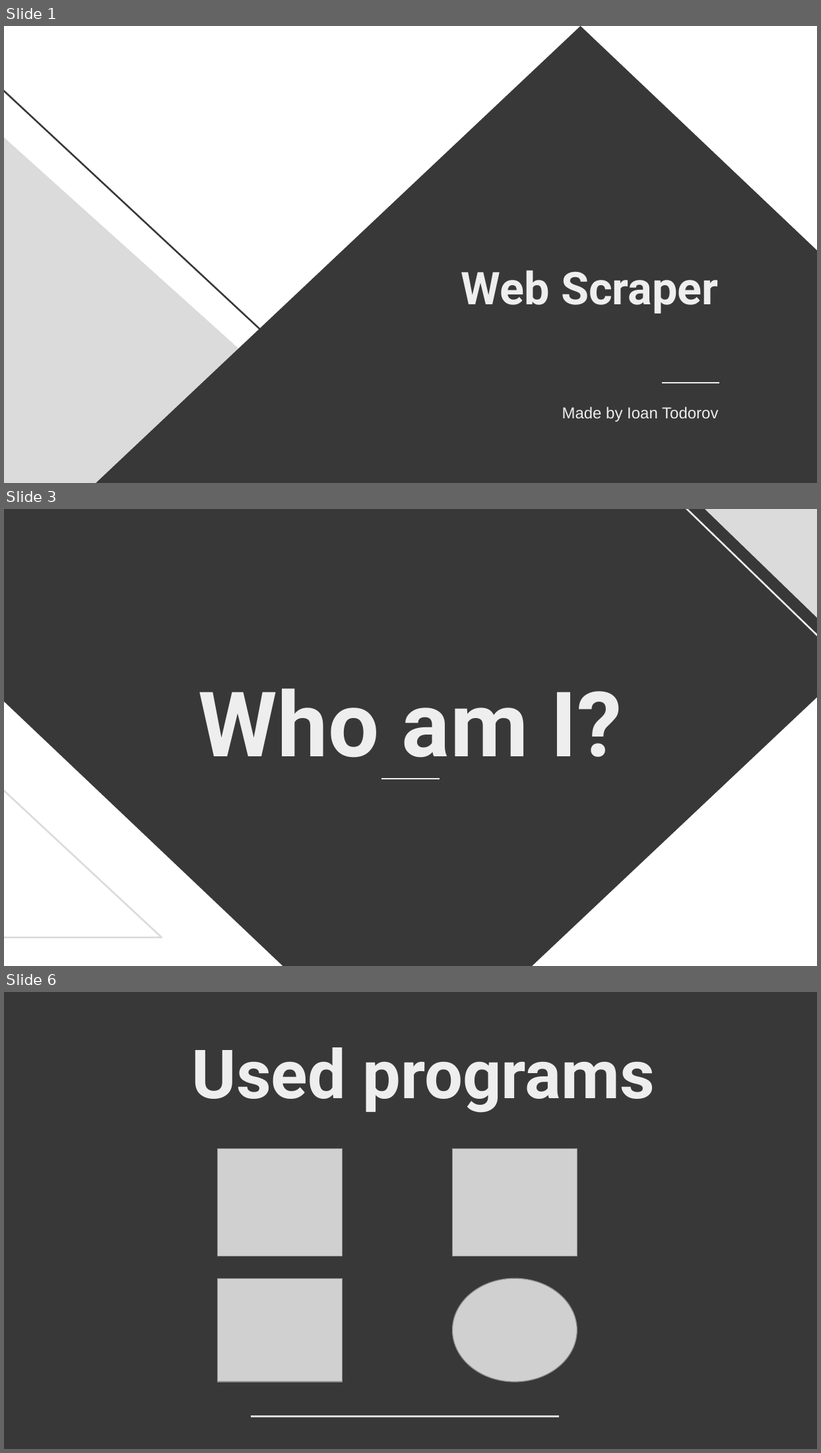
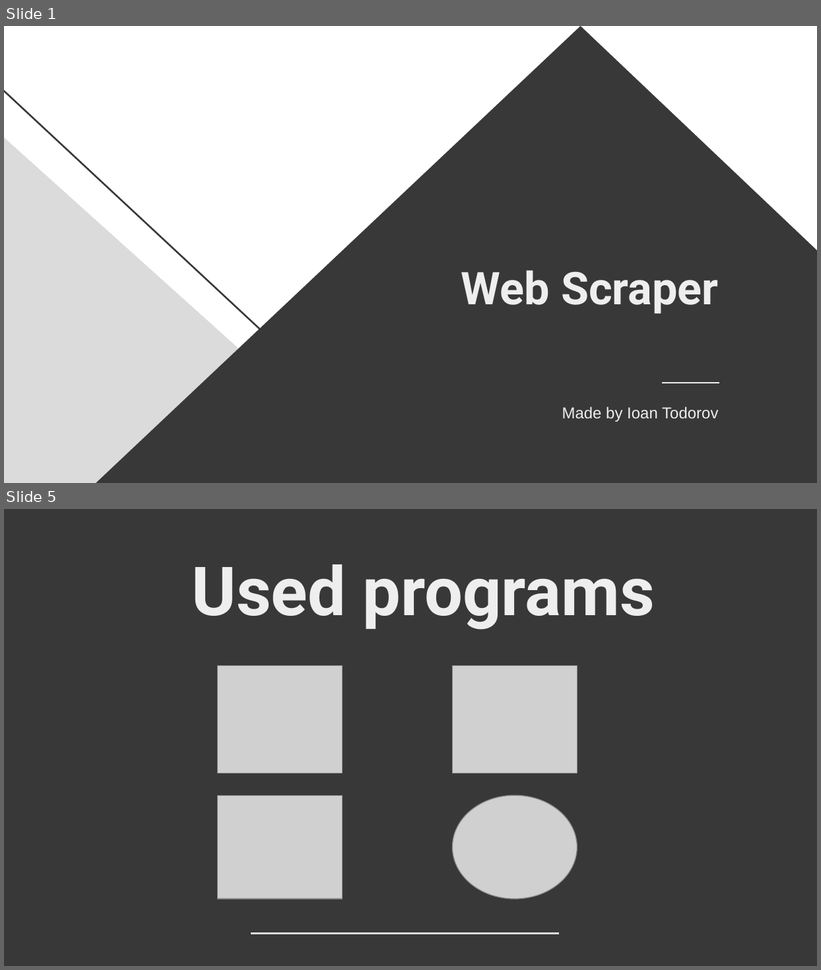
Before and after one commit to codingburgas/2223-otj-10-project-python-web-scraper-YYTodorov20, a slide deck: Documentation/Presentation.pptx. Shown one above the other, each under a label of ours: slides 1, 3 and 6 before the commit, slides 1 and 5 after it; the slides between them are not shown. The pictures are 821x1453 and 821x970 pixels, drawn with LibreOffice and Linux fonts; fonts in the diff are those of the drawing; grey boxes stand for pictures. Boxes give left, top, right and bottom in pixels: in the first picture for what was removed or moved away, otherwise in the second. Text is boxed around its words. In the diff, an @@ line names an element or a change of style, - is before the commit and + after.

```diff
--- a/Documentation/Presentation.pptx
+++ b/Documentation/Presentation.pptx
@@ slide 3 removed at (4, 509, 817, 966), background #FFFFFF @@
@@ triangle removed at (4, 509, 817, 966) @@
@@ right triangle removed at (620, 509, 817, 737) @@
@@ right triangle removed at (632, 509, 817, 732) @@
@@ triangle removed at (4, 646, 162, 937) @@
@@ title removed at (199, 689, 622, 758) @@
-Who am I?
@@ line removed from (382, 779) to (439, 779) @@
@@ what was slide 6 is now slide 5 @@
```
Also in this commit, not shown: 3 slides changed, 3 other files.
